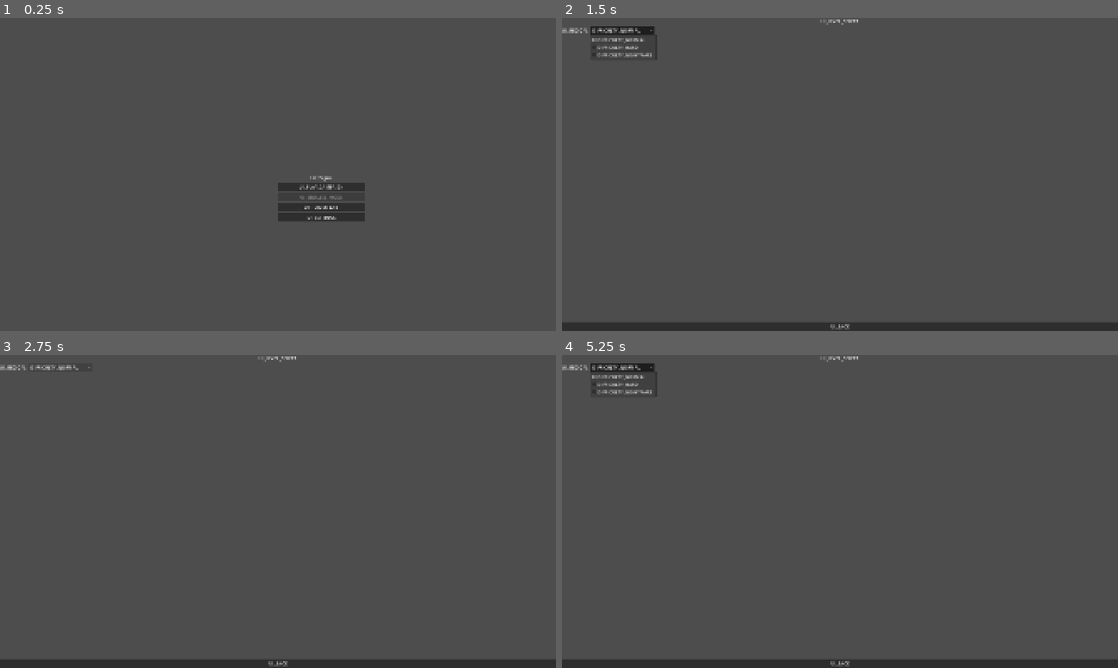
Above: before the commit, frames 1-4 (two rows, left to right).
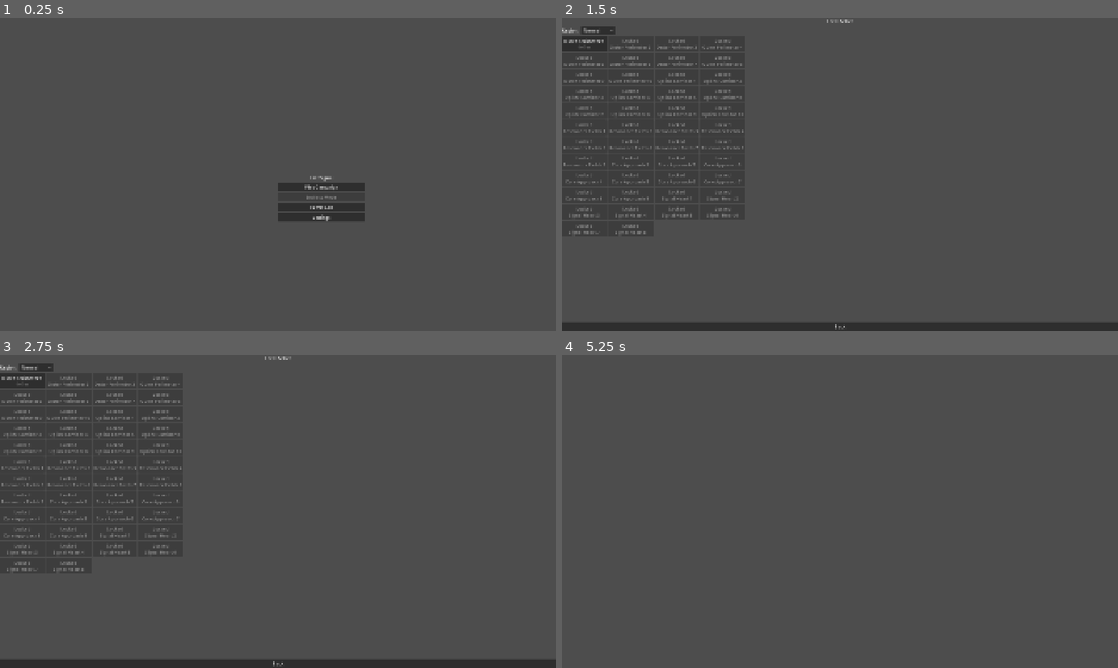
Above: after the commit, the same moments.

Repository: trongpong/last-signal
Game: Godot game, scene res://scenes/main.tscn
The game is run twice, just before and just after one commit, with the same random seed, the same clock (stepped at 60 frames per second) and the same inputs.
Inputs (mouse positions are in pixels of both pictures, inside the frame that each line leads up to):
- Up to frame 1 (0.25 s): no input
- Up to frame 2 (1.5 s): click (884, 187) at 0.5 s, where only the run before the commit has a clickable "UI_PLAY_CAMPAIGN"; click (623, 30) at 1.25 s, where only the run before the commit has a clickable "DIFFICULTY_NORMAL"
- Up to frame 3 (2.75 s): click (61, 367) at 2 s, where only the run before the commit has a clickable "DIFFICULTY_NORMAL"
- Up to frame 4 (5.25 s): click (595, 367) at 2.75 s, where only the run after the commit has a clickable "Normal"; click (595, 367) at 3.5 s, where only the run after the commit has a clickable "Normal"; click (584, 380) at 4.25 s, where only the run after the commit has a clickable "Outer Perimeter 1 ☆☆☆"; click (623, 367) at 5 s, where only the run before the commit has a clickable "DIFFICULTY_NORMAL"

The runs differ from the first frame. In frame 1, 0.2% of the frame differs, in the area x 53-62%, y 53-65%; in frame 2, 1.7%; in frame 3, 1.6%; in frame 4, 3.2%, in the area x 0-100%, y 0-100%.
Error before the commit: Cannot call method 'get_children' on a null value. (res://ui/meta/campaign_map.gd:90)
Error after the commit: Attempted to free a RefCounted object. (res://scenes/game.gd:40)

Commit message:
fix: call populate() after node enters tree, remove missing icon ref
Co-Authored-By: Claude Opus 4.6 (1M context) <noreply@anthropic.com>

Diff:
--- a/project.godot
+++ b/project.godot
@@ -19,7 +19,6 @@
 config/version="0.1.0"
 run/main_scene="res://scenes/main.tscn"
 config/features=PackedStringArray("4.6", "Forward Plus")
-config/icon="res://assets/sprites/icon.png"
 
 [autoload]
 
@@ -42,10 +41,6 @@
 
 project/assembly_name="Last Signal"
 
-[editor_plugins]
-
-enabled=PackedStringArray("res://addons/gut/plugin.cfg")
-
 [internationalization]
 
-locale/translations=PackedStringArray()
+locale/translations=PackedStringArray("res://content/translations/ui.en.translation")
--- a/scenes/main.gd
+++ b/scenes/main.gd
@@ -59,13 +59,14 @@
 
 func _show_campaign_map() -> void:
 	var map := CampaignMap.new()
+	map.level_chosen.connect(_on_level_chosen)
+	map.back_pressed.connect(_show_main_menu)
+	_switch_screen(map)
+	# populate after adding to tree so _ready() creates child nodes first
 	var all_levels: Array = []
 	for region in range(1, _campaign_manager._registry.get_region_count() + 1):
 		all_levels.append_array(_campaign_manager._registry.get_levels_for_region(region))
 	map.populate(all_levels, SaveManager.data["campaign"])
-	map.level_chosen.connect(_on_level_chosen)
-	map.back_pressed.connect(_show_main_menu)
-	_switch_screen(map)
 
 
 func _on_level_chosen(level_id: String, difficulty: int) -> void:
